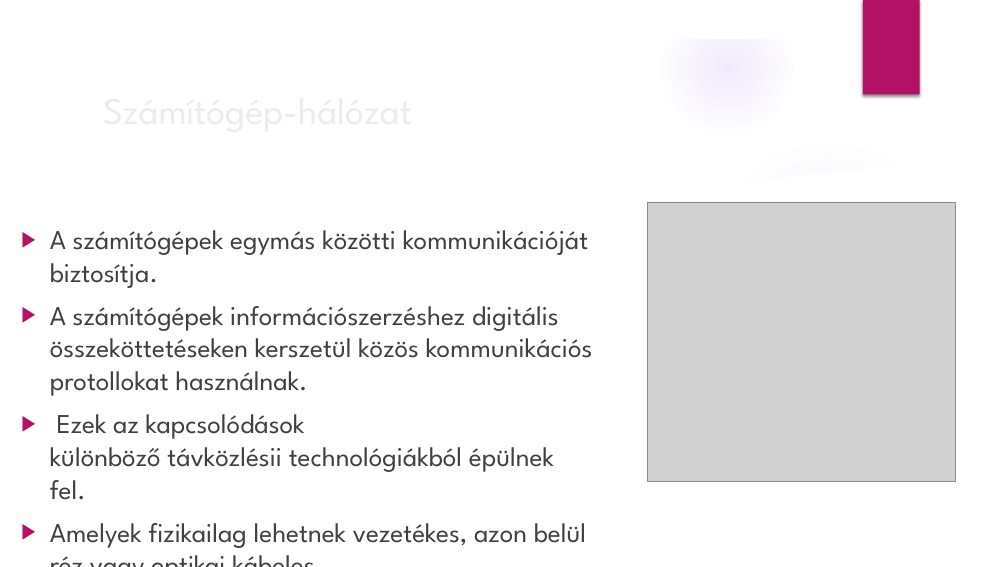
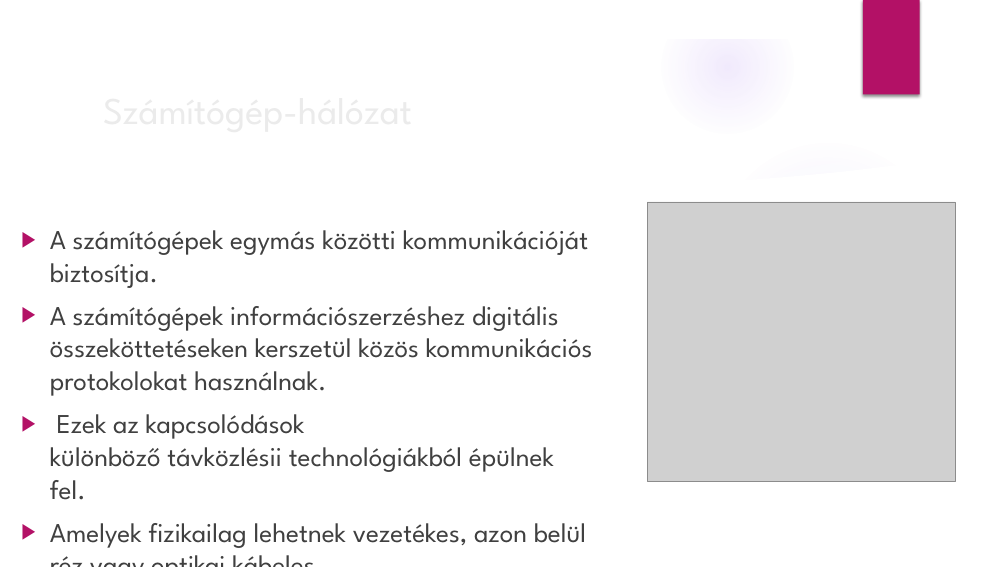
Before and after one commit to TeRdIkZaLan/Terdik-Zal-n-PPT, a slide deck: slide 3 of Hálózatok.pptx. Drawn at 1008x567 pixels with LibreOffice and Linux fonts; fonts in the diff are those of the drawing; grey boxes stand for pictures; background and template pictures are left out. Boxes give left, top, right and bottom in pixels: in the first picture for what was removed or moved away, otherwise in the second. Text is boxed around its words. In the diff, an @@ line names an element or a change of style, - is before the commit and + after.

```diff
--- a/Hálózatok.pptx
+++ b/Hálózatok.pptx
@@ text at [50, 306, 593, 396]: text changed @@
-▶ A számítógépek információszerzéshez digitális összeköttetéseken kerszetül közös kommunikációs protollokat használnak.
+▶ A számítógépek információszerzéshez digitális összeköttetéseken kerszetül közös kommunikációs protokolokat használnak.
```
Also in this commit, not shown: 3 other slides changed.
